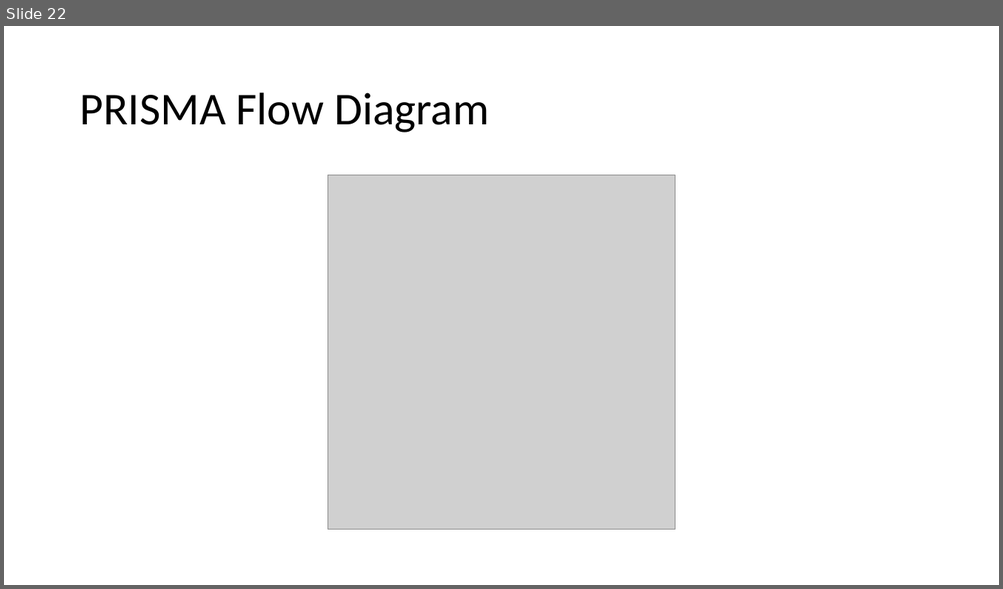
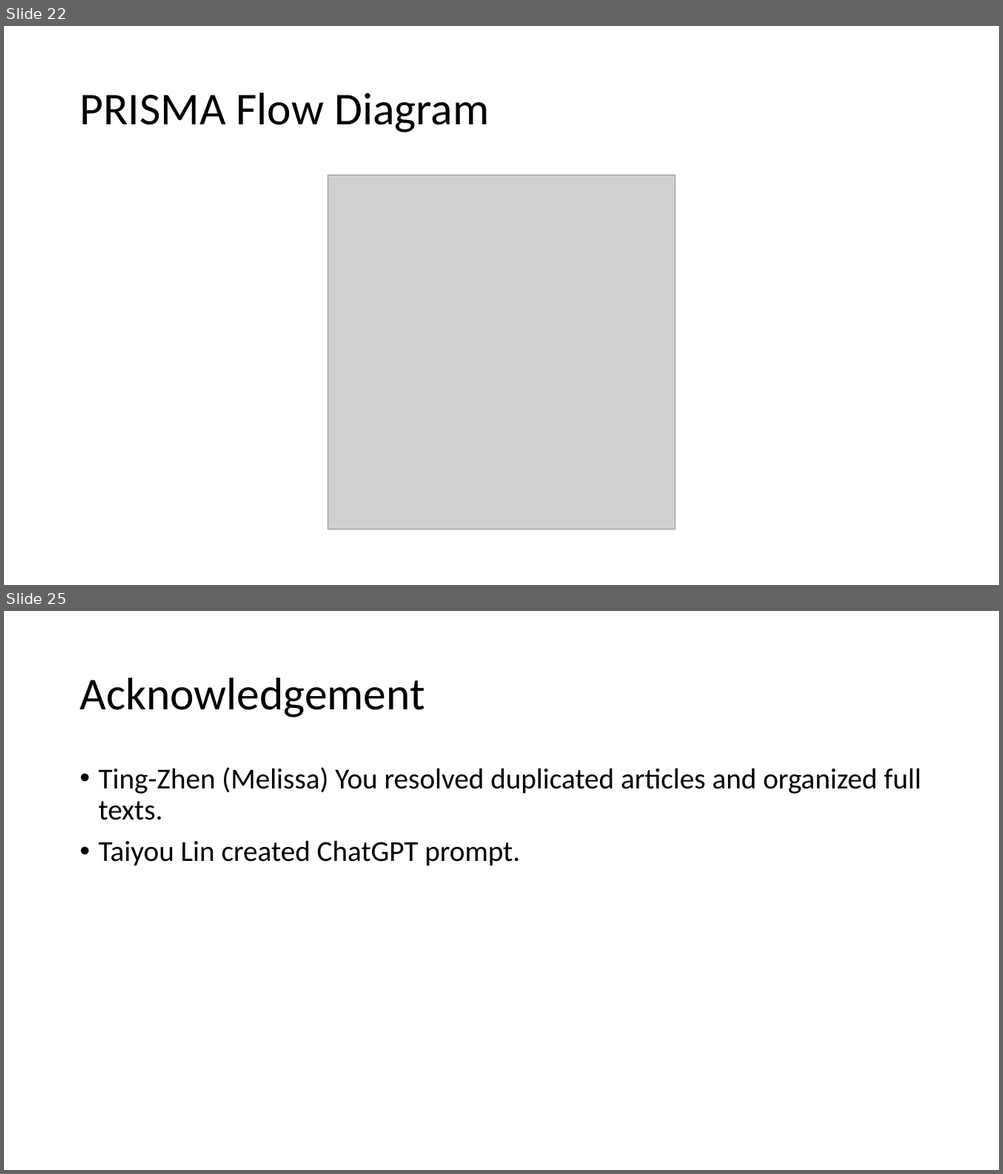
Before and after one commit to BruceChen034020/EstrogenImmunomodulationSystematicReview, a slide deck: Estrogen as an immunomodulator and its role in.pptx. Shown one above the other, each under a label of ours: slide 22 before the commit, slides 22 and 25 after it; the slides between them are not shown. The pictures are 1003x589 and 1003x1174 pixels, drawn with LibreOffice and Linux fonts; fonts in the diff are those of the drawing; grey boxes stand for pictures. Boxes give left, top, right and bottom in pixels: in the first picture for what was removed or moved away, otherwise in the second. Text is boxed around its words. In the diff, an @@ line names an element or a change of style, - is before the commit and + after.

```diff
--- a/Estrogen as an immunomodulator and its role in.pptx
+++ b/Estrogen as an immunomodulator and its role in.pptx
@@ slide 25 added at (x1=4, y1=611, x2=999, y2=1170), background #FFFFFF @@
@@ title added at (x1=79, y1=678, x2=425, y2=718), 44 pt, text #000000 @@
+Acknowledgement
@@ text added at (x1=99, y1=767, x2=921, y2=866), 28 pt, text #000000 @@
+• Ting-Zhen (Melissa) You resolved duplicated articles and organized full texts.
+• Taiyou Lin created ChatGPT prompt.
```
Also in this commit, not shown: 2 other slides added.
